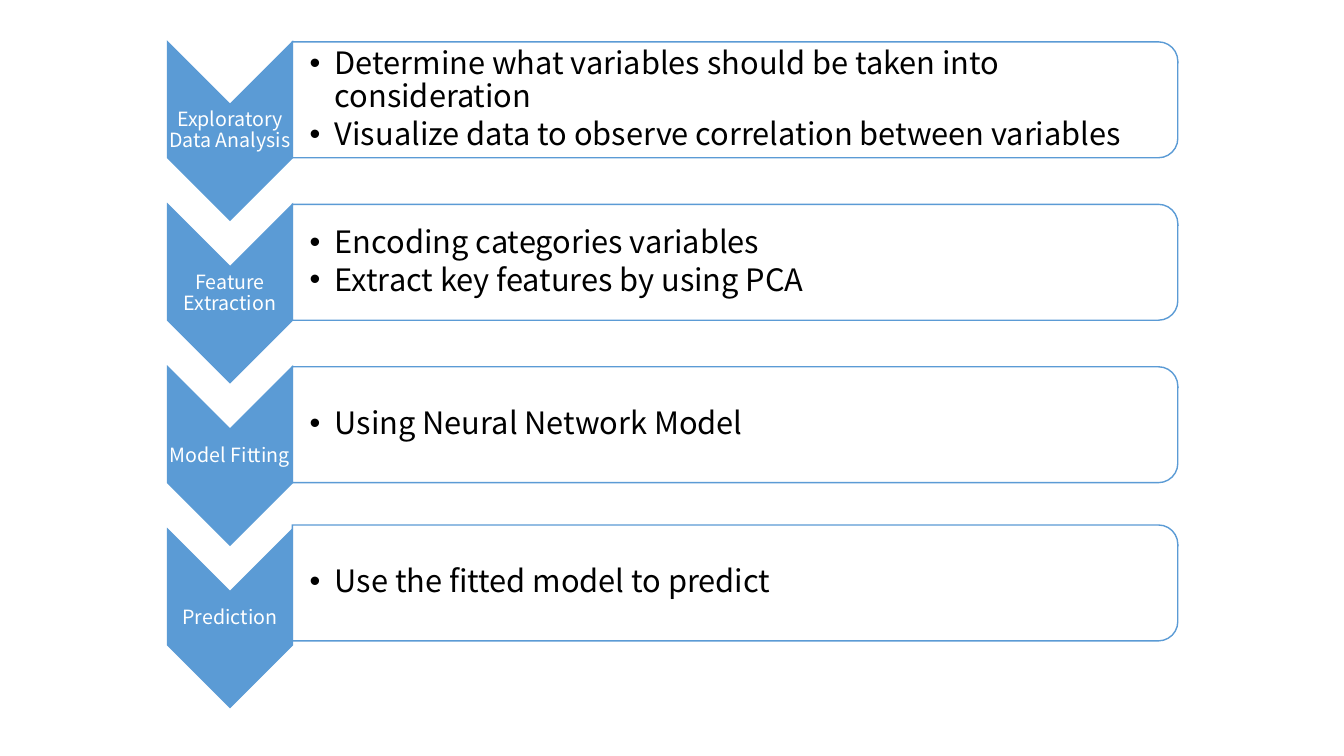
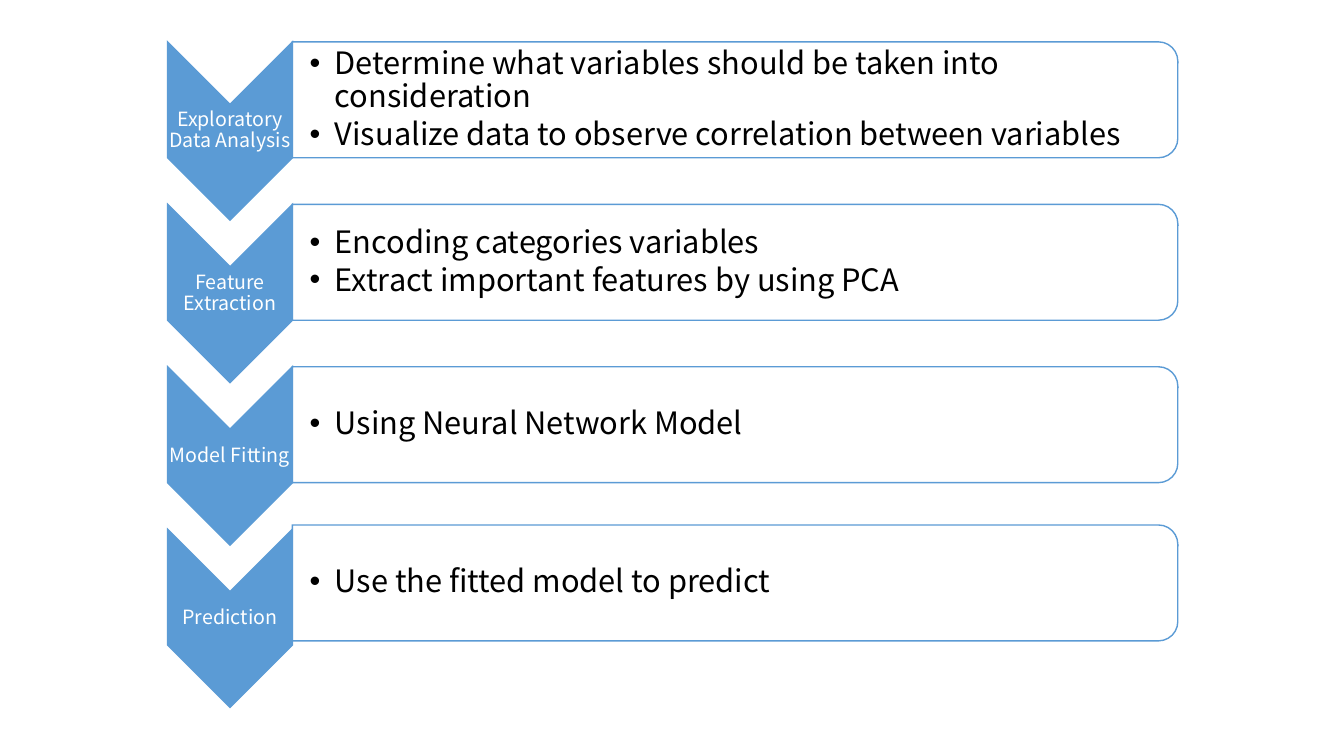
Before and after one commit to TheaHsin/Prediction-on-ROP-for-new-well-plans, a slide deck: slide 2 of slides.pptx. Drawn at 1344x756 pixels with LibreOffice and Linux fonts; fonts in the diff are those of the drawing. Boxes give left, top, right and bottom in pixels: in the first picture for what was removed or moved away, otherwise in the second. Text is boxed around its words. In the diff, an @@ line names an element or a change of style, - is before the commit and + after.

```diff
--- a/slides.pptx
+++ b/slides.pptx
@@ text at [335,259,900,299]: text changed @@
-  •• Extract key features by using PCA
+  • Extract important features by using PCA
```
Also in this commit, not shown: 2 other slides changed.
